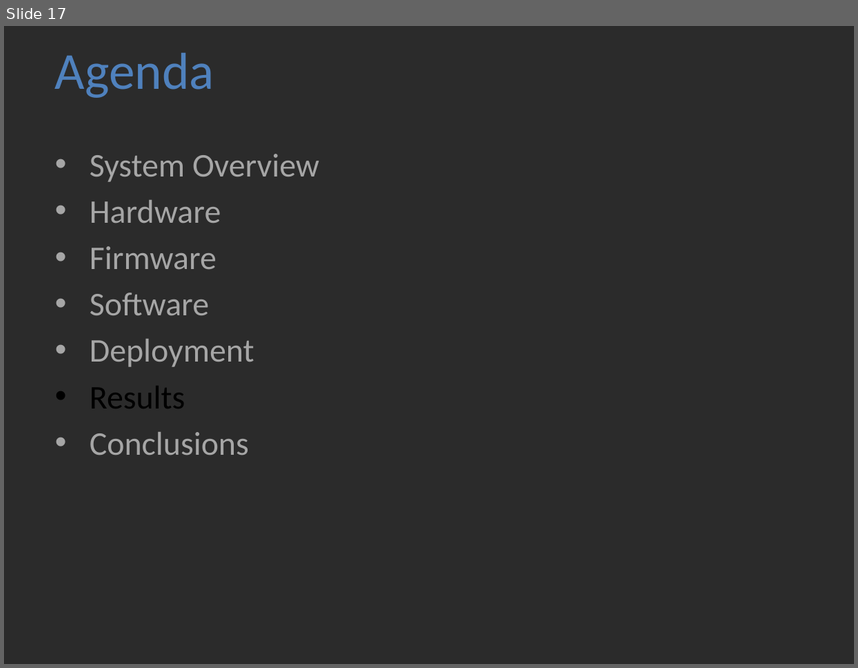
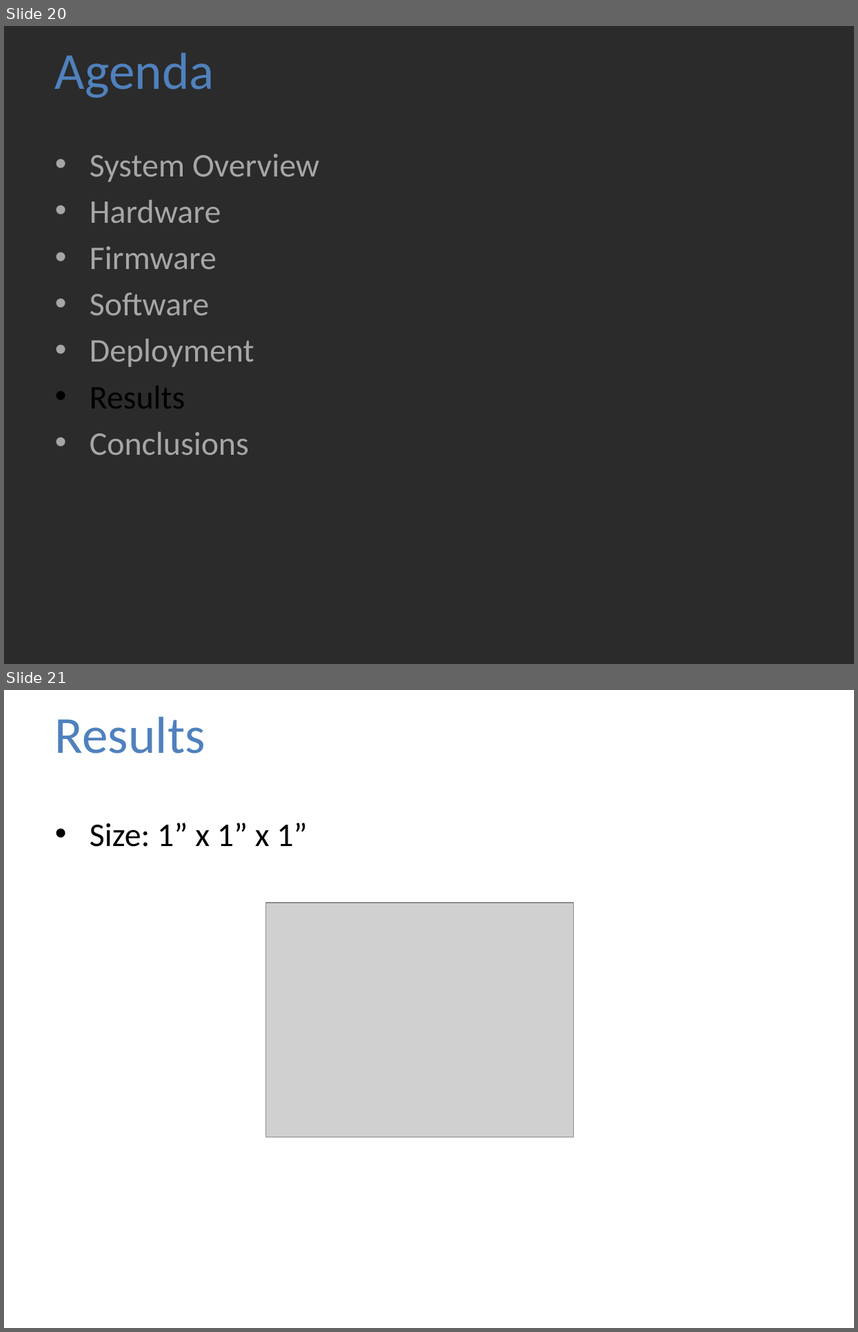
Before and after one commit to jolleekin/tiu-tracking, a slide deck: Docs/TIU_Tracking_Presentation_v1.pptx. Shown one above the other, each under a label of ours: slide 17 before the commit, slides 20 and 21 after it. The pictures are 858x668 and 858x1332 pixels, drawn with LibreOffice and Linux fonts; fonts in the diff are those of the drawing; grey boxes stand for pictures; background and template pictures are left out; a plain dark background stands for a picture behind light text. Boxes give left, top, right and bottom in pixels: in the first picture for what was removed or moved away, otherwise in the second. Text is boxed around its words. In the diff, an @@ line names an element or a change of style, - is before the commit and + after.

```diff
--- a/Docs/TIU_Tracking_Presentation_v1.pptx
+++ b/Docs/TIU_Tracking_Presentation_v1.pptx
@@ slide 21 added at [4,690,854,1328], background picture (left out) @@
@@ title added at [55,716,205,753], 44 pt, text #4F81BD @@
+Results
@@ text added at [90,822,307,847], 28 pt, text #000000 @@
+• Size: 1” x 1” x 1”
@@ picture added at [266,903,573,1136] @@
@@ what was slide 17 is now slide 20 @@
```
Also in this commit, not shown: 1 slide changed, 9 other slides added, 1 slide removed.
